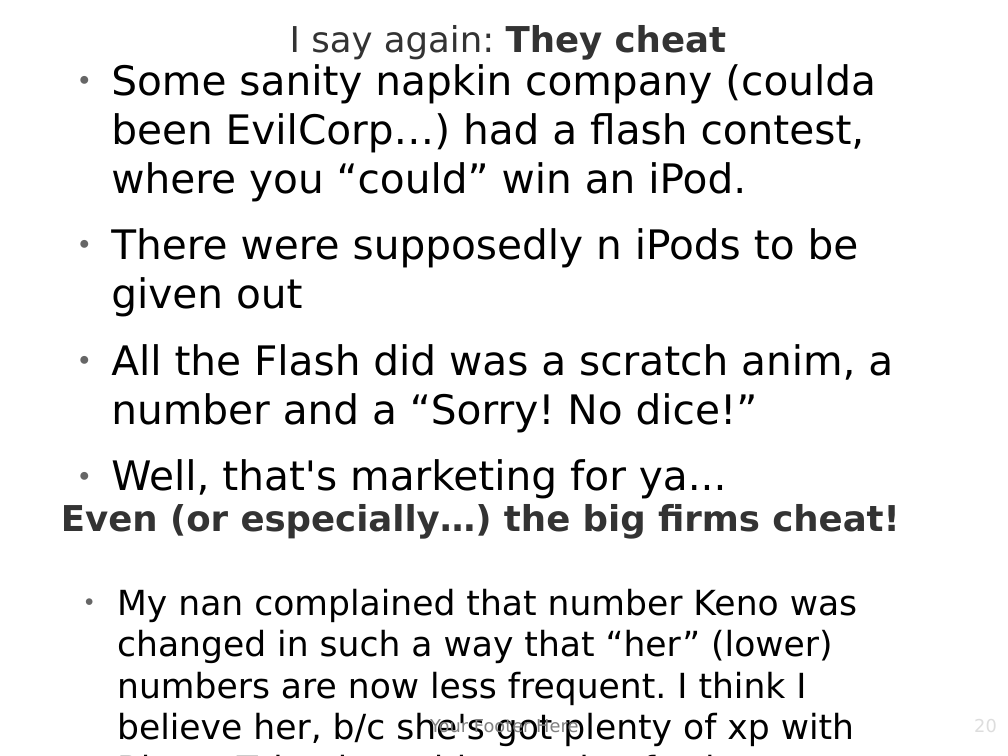
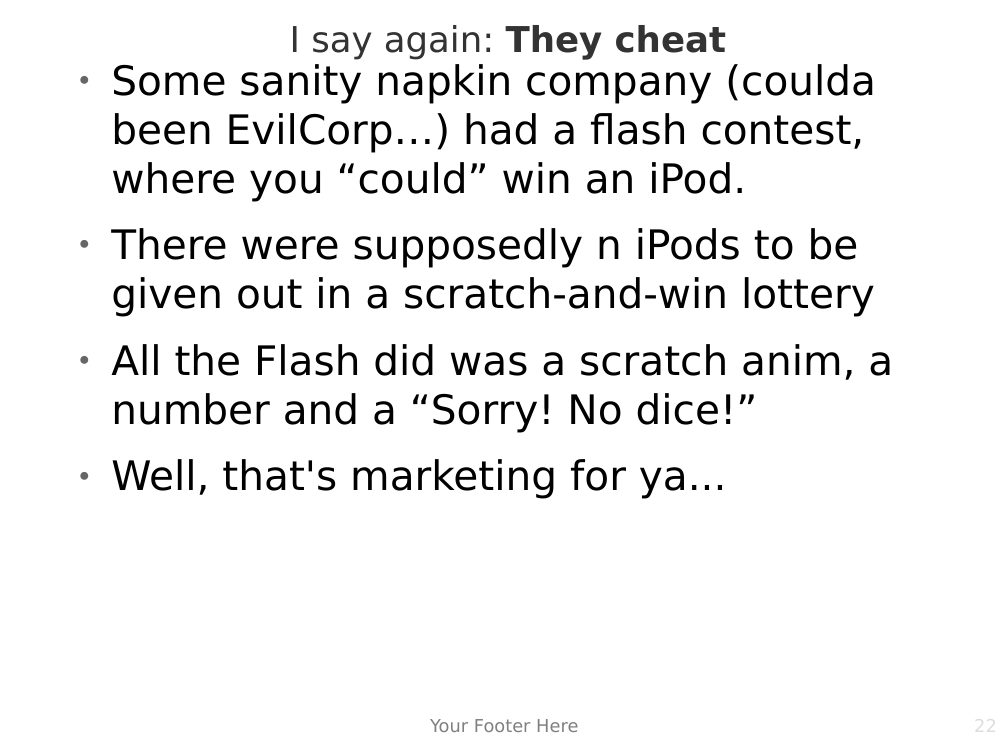
Before and after one commit to matiasw/disobey.fi-presentation, a slide deck: slide 22 of presis.odp (slide 20 before the commit). Drawn at 1008x756 pixels with LibreOffice and Linux fonts; fonts in the diff are those of the drawing; background and template pictures are left out. Boxes give left, top, right and bottom in pixels: in the first picture for what was removed or moved away, otherwise in the second. Text is boxed around its words. In the diff, an @@ line names an element or a change of style, - is before the commit and + after.

```diff
--- a/presis.odp
+++ b/presis.odp
@@ text at box(111, 228, 875, 317): text changed @@
-● There were supposedly n iPods to be given out
+● There were supposedly n iPods to be given out in a scratch-and-win lottery
@@ title removed at box(61, 504, 900, 538) @@
-Even (or especially…) the big firms cheat!
@@ text removed at box(117, 588, 857, 747) @@
-● My nan complained that number Keno was changed in such a way that “her” (lower) numbers are now less frequent. I think I believe her, b/c she's got plenty of xp with Bingo. Take that with a grain of salt...
@@ page number at box(763, 715, 998, 756): text changed @@
-20
+22
```
Also in this commit, not shown: 15 other slides changed, 1 slide removed.
